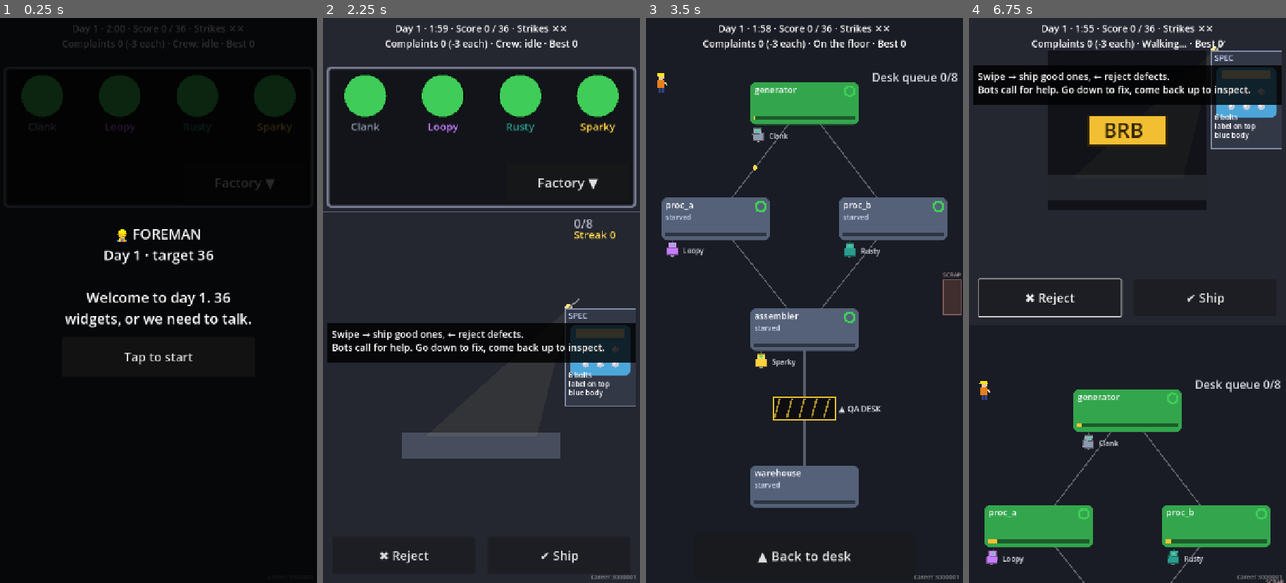
Above: before the commit, frames 1-4 (left to right).
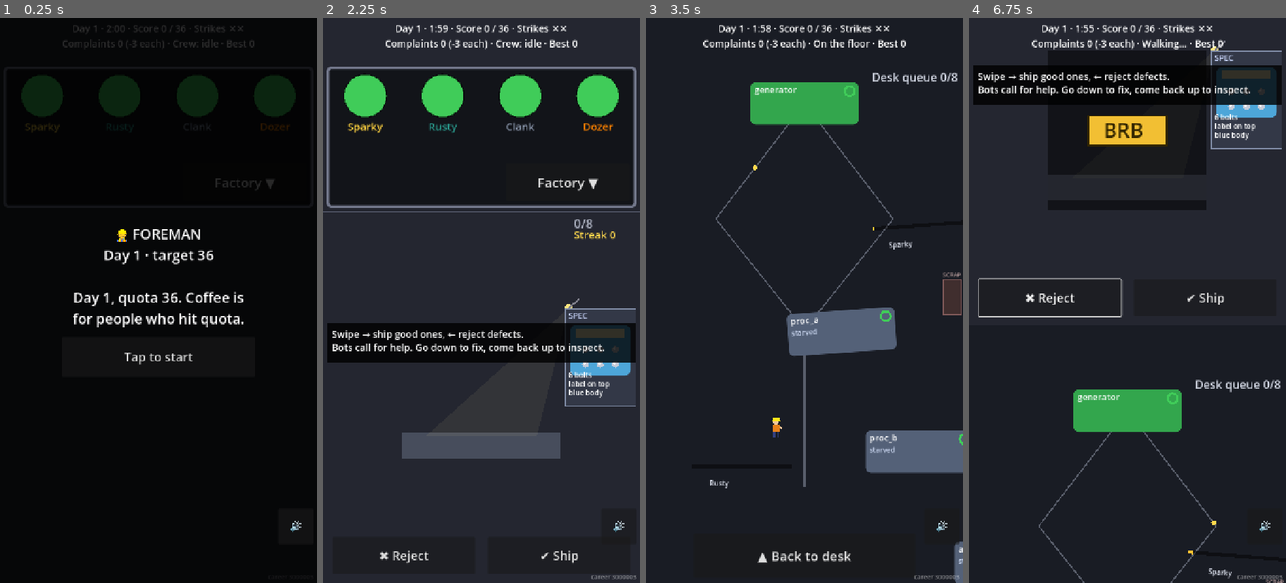
Above: after the commit, the same moments.

Repository: JasonHitching/human-error
Game: Godot game, scene res://main.tscn
The game is run twice, just before and just after one commit, with the same random seed, the same clock (stepped at 60 frames per second) and the same inputs.
Inputs (mouse positions are in pixels of both pictures, inside the frame that each line leads up to):
- Up to frame 1 (0.25 s): no input
- Up to frame 2 (2.25 s): click (617, 526) at 0.5 s, where only the run after the commit has a clickable "🔊"; click (617, 526) at 1.25 s, where only the run after the commit has a clickable "🔇"; click "Tap to start" at 2 s
- Up to frame 3 (3.5 s): click "Factory ▼" at 2.75 s
- Up to frame 4 (6.75 s): click "▲ Back to desk" at 3.5 s; tap Enter at 4.25 s; move the mouse to (1127, 300) at 4.27 s; hold Right 4.28-5 s; click (1127, 300) at 4.42 s; click "✔ Ship" at 5 s; click "✖ Reject" at 5.75 s; tap Space at 6.5 s; move the mouse to (1127, 136) at 6.52 s; hold Down from 6.53 s (still down); click (1127, 136) at 6.67 s

The runs differ from the first frame. In frame 1, 1.4% of the frame differs, in the area x 8-96%, y 18-91%; in frame 2, 0.5%; in frame 3, 14%, in the area x 3-100%, y 9-100%; in frame 4, 5.8%.
Error after the commit: Trying to assign an array of type "Array" to a variable of type "Array[String]". (res://scripts/view/bot_view.gd:13)

Commit message:
#43 Sprite loader with fallback + procedural sound
Co-Authored-By: Claude Sonnet 5.5 <noreply@anthropic.com>
Claude-Session: https://claude.ai/code/session_01K8aWAYubGf6VQk4XKZSrdd

Diff:
--- a/game/data/balance.json
+++ b/game/data/balance.json
@@ -25,5 +25,14 @@
   "complaint_penalty": 3,
   "quick_eye_mult": 0.8,
   "bigger_desk_bonus": 2,
-  "monitor_amber_heat": 60
+  "monitor_amber_heat": 60,
+  "sfx": {
+    "volume": 0.35,
+    "ship": {"pitch": 520, "pitch_end": 900, "length": 0.12, "volume": 1.0},
+    "reject": {"pitch": 110, "pitch_end": 70, "length": 0.16, "volume": 1.0},
+    "complaint": {"pitch": 140, "pitch_end": 140, "length": 0.35, "volume": 0.8},
+    "alarm": {"pitch": 880, "pitch_end": 660, "length": 0.3, "volume": 0.8},
+    "fix": {"pitch": 400, "pitch_end": 800, "length": 0.3, "volume": 0.9},
+    "transition": {"pitch": 0, "pitch_end": 0, "length": 0.35, "volume": 0.6}
+  }
 }
--- a/game/scripts/main.gd
+++ b/game/scripts/main.gd
@@ -26,6 +26,11 @@
 var _offers: Array[Dictionary] = []
 var _ship_btn: Button
 var _reject_btn: Button
+var _sfx: Sfx
+var _mute_btn: Button
+var _muted: bool = false
+var _was_crew_busy: bool = false
+var _last_flash_id: String = ""
 
 
 func _ready() -> void:
@@ -33,7 +38,10 @@
 	if not _config.is_valid():
 		push_error("config invalid: %s" % str(_config.errors))
 		return
-	_best_days = _load_best()
+	_load_save()
+	_sfx = Sfx.new()
+	add_child(_sfx)
+	_sfx.set_muted(_muted)
 	_screens = ScreenSwitch.new()
 	_screens.hud_top = HUD_TOP
 	add_child(_screens)
@@ -51,6 +59,11 @@
 	_hud.replay_pressed.connect(func() -> void: _new_career(_career.seed))
 	_ship_btn = _inspect_button("✔ Ship", true)
 	_reject_btn = _inspect_button("✖ Reject", false)
+	_mute_btn = Button.new()
+	_mute_btn.add_theme_font_size_override("font_size", 28)
+	_mute_btn.pressed.connect(_toggle_mute)
+	add_child(_mute_btn)
+	_refresh_mute()
 	resized.connect(_fit)
 	_new_career(int(Time.get_ticks_usec()))
 
@@ -79,7 +92,21 @@
 	_fit()
 
 
+func _toggle_mute() -> void:
+	_muted = _sfx.toggle_mute()
+	_refresh_mute()
+	_save_best()
+
+
+func _refresh_mute() -> void:
+	var icon := Sprites.tex("icon_mute" if _muted else "icon_sound")
+	_mute_btn.icon = icon
+	_mute_btn.text = "" if icon != null else ("🔇" if _muted else "🔊")
+	_mute_btn.expand_icon = icon != null
+
+
 func _begin_shift() -> void:
+	_sfx.play("transition")
 	_phase = Phase.PLAYING
 	_screens.active = true
 	_hud.hide_overlays()
@@ -89,6 +116,10 @@
 	var b := Button.new()
 	b.text = text
 	b.add_theme_font_size_override("font_size", 28)
+	var icon := Sprites.tex("icon_ship" if ship else "icon_reject")
+	if icon != null:
+		b.icon = icon
+		b.expand_icon = true
 	b.pressed.connect(func() -> void: _inspect(ship))
 	_screens.office_page.add_child(b)
 	return b
@@ -105,10 +136,12 @@
 	if res in [Factory.InspectResult.SHIPPED, Factory.InspectResult.COMPLAINT, Factory.InspectResult.CAUGHT, Factory.InspectResult.WASTED]:
 		_desk.hint = ""
 		_desk.play_inspect(front, ship)
+		_sfx.play("ship" if ship else "reject")
 	match res:
 		Factory.InspectResult.NOT_AT_DESK:
 			_desk.flash("BRB — busy at a machine", Color(0.8, 0.8, 0.85))
 		Factory.InspectResult.COMPLAINT:
+			_sfx.play("complaint")
 			_desk.flash("COMPLAINT!", Color(1.0, 0.25, 0.2), 1.6)
 			_desk.flash("Missed: " + String(_factory.last_inspected()["defect"]).replace("_", " ").to_upper(), Color(1.0, 0.5, 0.3), 2.0)
 			_desk.flash(_career.foreman_line_at("complaint", _factory.complaints), Color(1.0, 0.7, 0.6), 2.0)
@@ -134,6 +167,9 @@
 		return
 	_screens.layout()
 	var strip := _screens.desk_rect()
+	if _mute_btn != null:
+		_mute_btn.size = Vector2(80, 80)
+		_mute_btn.position = Vector2(size.x - 88.0, size.y - 168.0)
 	if _ship_btn != null:
 		var w := size.x * 0.45
 		var y := strip.end.y - 104.0
@@ -169,6 +205,7 @@
 	_reject_btn.visible = _phase == Phase.PLAYING
 	_view.alpha = clampf(_acc / dt, 0.0, 1.0) if _phase == Phase.PLAYING else 0.0
 	_screens.wall.poll()
+	_sfx_events()
 	_screens.sync(_view.alpha)
 	if _flash_left > 0.0:
 		_flash_left -= delta
@@ -177,7 +214,18 @@
 	_hud.update(_factory, _career, _config.tick_rate, roundi(_config.shift_seconds * _config.tick_rate), _best_days)
 
 
+func _sfx_events() -> void:
+	var w := _screens.wall
+	if w.flash_left > 0.0 and w.flash_id != _last_flash_id:
+		_sfx.play("alarm")
+	_last_flash_id = w.flash_id if w.flash_left > 0.0 else ""
+	if _was_crew_busy and not _factory.crew_busy and _phase == Phase.PLAYING:
+		_sfx.play("fix")
+	_was_crew_busy = _factory.crew_busy
+
+
 func _end_shift() -> void:
+	_sfx.play("transition")
 	_release()
 	_screens.active = false
 	_view.alpha = 0.0
@@ -269,14 +317,16 @@
 	_flash_left = 1.5
 
 
-func _load_best() -> int:
+func _load_save() -> void:
 	if not FileAccess.file_exists(BEST_PATH):
-		return 0
+		return
 	var parsed: Variant = JSON.parse_string(FileAccess.get_file_as_string(BEST_PATH))
-	return int((parsed as Dictionary).get("best_days", 0)) if parsed is Dictionary else 0
+	if parsed is Dictionary:
+		_best_days = int((parsed as Dictionary).get("best_days", 0))
+		_muted = bool((parsed as Dictionary).get("muted", false))
 
 
 func _save_best() -> void:
 	var f := FileAccess.open(BEST_PATH, FileAccess.WRITE)
 	if f != null:
-		f.store_string(JSON.stringify({"best_days": _best_days}))
+		f.store_string(JSON.stringify({"best_days": _best_days, "muted": _muted}))
--- /dev/null
+++ b/game/scripts/ui/sfx.gd
@@ -0,0 +1,112 @@
+class_name Sfx
+extends Node
+## Code-generated blips through an AudioStreamGenerator. Tuning: balance.json "sfx".
+## Starts on the first user input (browsers need a gesture). Safe with no audio device.
+
+const MIX_RATE := 22050.0
+const KINDS := ["ship", "reject", "complaint", "alarm", "fix", "transition"]
+
+var muted: bool = false
+var params: Dictionary = {}
+var _player: AudioStreamPlayer
+var _pb: AudioStreamGeneratorPlayback
+var _started: bool = false
+var _rng := RandomNumberGenerator.new()
+
+
+func _ready() -> void:
+	_rng.seed = 7
+	var parsed: Variant = JSON.parse_string(FileAccess.get_file_as_string("res://data/balance.json"))
+	if parsed is Dictionary and (parsed as Dictionary).get("sfx") is Dictionary:
+		params = (parsed as Dictionary)["sfx"]
+	var gen := AudioStreamGenerator.new()
+	gen.mix_rate = MIX_RATE
+	gen.buffer_length = 0.5
+	_player = AudioStreamPlayer.new()
+	_player.stream = gen
+	add_child(_player)
+
+
+func _exit_tree() -> void:
+	_pb = null
+	if _player != null:
+		_player.stop()
+
+
+func _input(event: InputEvent) -> void:
+	if _started:
+		return
+	if (event is InputEventMouseButton and (event as InputEventMouseButton).pressed) or (event is InputEventKey and (event as InputEventKey).pressed) or (event is InputEventScreenTouch and (event as InputEventScreenTouch).pressed):
+		start()
+
+
+## Begin the generator. Call from a user gesture. Returns whether a playback exists.
+func start() -> bool:
+	_started = true
+	if _player == null:
+		return false
+	if not _player.playing:
+		_player.play()
+	_pb = _player.get_stream_playback() as AudioStreamGeneratorPlayback
+	return _pb != null
+
+
+func set_muted(m: bool) -> void:
+	muted = m
+
+
+func toggle_mute() -> bool:
+	muted = not muted
+	return muted
+
+
+## Samples for a sound kind (mono floats). Pure; used by play() and by tests.
+func render(kind: String) -> PackedFloat32Array:
+	var out := PackedFloat32Array()
+	var p: Dictionary = params.get(kind, {})
+	if p.is_empty():
+		return out
+	var n := int(float(p.get("length", 0.1)) * MIX_RATE)
+	var f0 := float(p.get("pitch", 400))
+	var f1 := float(p.get("pitch_end", f0))
+	var vol := float(p.get("volume", 1.0)) * float(params.get("volume", 0.3))
+	out.resize(n)
+	var phase := 0.0
+	var lp := 0.0
+	for i in n:
+		var t := float(i) / float(maxi(n - 1, 1))
+		var env := minf(1.0, t * 20.0) * (1.0 - t)
+		var s := 0.0
+		match kind:
+			"complaint":
+				phase += f0 / MIX_RATE
+				s = 1.0 if fposmod(phase * (1.0 + 0.3 * sin(t * 60.0)), 1.0) < 0.5 else -1.0
+				s *= 0.6
+			"alarm":
+				phase += (f0 if t < 0.5 else f1) / MIX_RATE
+				s = sin(phase * TAU) * (1.0 if fmod(t * 4.0, 1.0) < 0.85 else 0.0)
+			"fix":
+				var step := floorf(t * 4.0)
+				phase += lerpf(f0, f1, step / 3.0) / MIX_RATE
+				s = sin(phase * TAU)
+			"transition":
+				lp += (_rng.randf_range(-1.0, 1.0) - lp) * lerpf(0.05, 0.4, sin(t * PI))
+				s = lp * 2.0
+			_:
+				phase += lerpf(f0, f1, t) / MIX_RATE
+				s = sin(phase * TAU)
+		out[i] = s * env * vol
+	return out
+
+
+func play(kind: String) -> void:
+	if muted or not _started or _pb == null:
+		return
+	var samples := render(kind)
+	if samples.is_empty() or _pb.get_frames_available() < samples.size():
+		return
+	var frames := PackedVector2Array()
+	frames.resize(samples.size())
+	for i in samples.size():
+		frames[i] = Vector2(samples[i], samples[i])
+	_pb.push_buffer(frames)
--- a/game/scripts/ui/wall_monitor.gd
+++ b/game/scripts/ui/wall_monitor.gd
@@ -79,6 +79,7 @@
 func _draw() -> void:
 	if board == null:
 		return
+	Sprites.draw_fit(self, Sprites.tex("monitor"), Rect2(Vector2.ZERO, size))
 	var ms := board.monitored()
 	var rects := light_rects()
 	for i in ms.size():
--- a/game/scripts/view/bot_view.gd
+++ b/game/scripts/view/bot_view.gd
@@ -5,11 +5,15 @@
 const HALF := 20.0  # drawn extent from the centre, for bounds checks
 
 
-## Draw a bot centred at pos. mood: 0 normal, 1 panic. squash: 0..1 (mistake), roll: -1..1 lean.
-static func draw(ci: CanvasItem, pos: Vector2, col: Color, mood: int, t: float, squash: float, roll: float) -> void:
+## Draw a bot centred at pos. bot_name (lower-cased) selects an optional sprite. mood: 0 normal, 1 panic. squash: 0..1 (mistake), roll: -1..1 lean.
+static func draw(ci: CanvasItem, pos: Vector2, col: Color, mood: int, t: float, squash: float, roll: float, bot_name: String = "") -> void:
 	var tilt := squash * 0.35 + roll * 0.08
 	var sc := Vector2(1.0 + squash * 0.25, 1.0 - squash * 0.25)
 	ci.draw_set_transform(pos, tilt, sc)
+	var names: Array[String] = ["bot_" + bot_name + "_panic", "bot_" + bot_name] if mood == 1 else ["bot_" + bot_name]
+	if bot_name != "" and Sprites.draw_fit(ci, Sprites.first(names), Rect2(-HALF * 1.2, -HALF * 1.2, HALF * 2.4, HALF * 2.4)):
+		ci.draw_set_transform(Vector2.ZERO, 0.0, Vector2.ONE)
+		return
 	var dark := col.darkened(0.4)
 	ci.draw_circle(Vector2(0, 12), 8.0, Color(0.12, 0.12, 0.14))  # wheel
 	ci.draw_circle(Vector2(0, 12), 3.0, Color(0.6, 0.6, 0.65))
--- a/game/scripts/view/factory_view.gd
+++ b/game/scripts/view/factory_view.gd
@@ -195,10 +195,12 @@
 	if factory == null:
 		return
 	draw_rect(area, COL_BG)
+	Sprites.draw_fit(self, Sprites.tex("bg_floor"), area)
 	_draw_links()
 	var sr := scrap_rect()
-	draw_rect(sr, Color(0.25, 0.18, 0.18))
-	draw_rect(sr, Color(0.5, 0.35, 0.35), false, 2.0)
+	if not Sprites.draw_named(self, "scrap_bin", sr):
+		draw_rect(sr, Color(0.25, 0.18, 0.18))
+		draw_rect(sr, Color(0.5, 0.35, 0.35), false, 2.0)
 	_text("SCRAP", sr.position + Vector2(-2, -6), 13, Color(0.7, 0.6, 0.6), 60.0)
 	for m in factory.machines:
 		if m.type == "qa":
@@ -243,7 +245,11 @@
 		sb.set_border_width_all(4)
 	if _pulse.has(m.id):
 		r = r.grow(sin(float(_pulse[m.id]) / PULSE_TIME * PI) * 6.0)
-	draw_style_box(sb, r)
+	var mt := Sprites.first(["machine_%s_%s" % [m.type, m.state_name().to_lower()], "machine_" + m.type] as Array[String])
+	if mt != null:
+		Sprites.draw_fit(self, mt, r)
+	else:
+		draw_style_box(sb, r)
 	if board != null and StatusBoard.is_monitored(m):
 		var lc: Color = WallMonitor.COL[board.machine_light(m)]
 		draw_arc(r.position + Vector2(r.size.x - 20, 20), 11.0, 0.0, TAU, 24, lc, 5.0)
@@ -271,7 +277,7 @@
 		for b in _bubbles:
 			if b["id"] == m.id:
 				hit = clampf(float(b["left"]) / 2.0, 0.0, 1.0)
-		BotView.draw(self, c, m.bot.color, mood, _time, hit, sin(_time * 3.0) if m.state == Machine.State.WORKING else 0.0)
+		BotView.draw(self, c, m.bot.color, mood, _time, hit, sin(_time * 3.0) if m.state == Machine.State.WORKING else 0.0, m.bot.name.to_lower())
 		_text(m.bot.name, c + Vector2(24, 6), 16, Color(0.85, 0.87, 0.92), r.size.x - 40)
 	# heat bar
 	var bar := Rect2(r.position + Vector2(8, r.size.y - 18), Vector2(r.size.x - 16, 8))
@@ -295,11 +301,12 @@
 	var r := hatch_rect(m)
 	if _bounce > 0.0:
 		r.position.y += sin(_bounce / 0.3 * PI) * 5.0
-	draw_rect(r, Color(0.05, 0.05, 0.07))
-	for i in 5:
-		var x := r.position.x + 14.0 + float(i) * 28.0
-		draw_line(Vector2(x, r.position.y + 4), Vector2(x - 12, r.end.y - 4), Color(0.9, 0.75, 0.2, 0.7), 4.0)
-	draw_rect(r, Color(0.9, 0.75, 0.2), false, 3.0)
+	if not Sprites.draw_named(self, "desk_hatch", r):
+		draw_rect(r, Color(0.05, 0.05, 0.07))
+		for i in 5:
+			var x := r.position.x + 14.0 + float(i) * 28.0
+			draw_line(Vector2(x, r.position.y + 4), Vector2(x - 12, r.end.y - 4), Color(0.9, 0.75, 0.2, 0.7), 4.0)
+		draw_rect(r, Color(0.9, 0.75, 0.2), false, 3.0)
 	_text("▲ QA DESK", r.position + Vector2(r.size.x + 8, 34), 18, Color(0.85, 0.87, 0.92), 120.0)
 
 
--- a/game/scripts/view/qa_desk_view.gd
+++ b/game/scripts/view/qa_desk_view.gd
@@ -94,6 +94,7 @@
 	if factory == null:
 		return
 	draw_rect(rect, COL_BG)
+	Sprites.draw_fit(self, Sprites.tex("bg_office"), rect)
 	draw_line(rect.position, Vector2(rect.end.x, rect.position.y), Color(0.4, 0.42, 0.5), 3.0)
 	var q := factory.qa_queue()
 	if q.size() > _last_q:
@@ -163,7 +164,8 @@
 	else:
 		var bin := Vector2(rect.position.x + 50, rect.end.y - 120)
 		draw_product(_anim["item"], c.lerp(bin, t) + Vector2(0, t * t * 40.0), pad.size * 0.8 * (1.0 - 0.5 * t))
-		draw_rect(Rect2(bin + Vector2(-34, 30), Vector2(68, 50)), Color(0.3, 0.2, 0.2))
+		if not Sprites.draw_named(self, "reject_bin", Rect2(bin + Vector2(-34, 30), Vector2(68, 50)).grow(8.0)):
+			draw_rect(Rect2(bin + Vector2(-34, 30), Vector2(68, 50)), Color(0.3, 0.2, 0.2))
 
 
 func _draw_flashes(pad: Rect2) -> void:
@@ -192,6 +194,8 @@
 	var body := Rect2(c - Vector2(w, h) * 0.5, Vector2(w, h))
 	var defect := String(item.get("defect", ""))
 	var decoy := String(item.get("decoy", ""))
+	if _draw_product_sprites(defect, decoy, c, s):
+		return
 	var col := COL_PAINT if defect == "wrong_paint" else COL_BODY
 	var sb := StyleBoxFlat.new()
 	sb.bg_color = col
@@ -234,5 +238,32 @@
 		draw_circle(body.position + Vector2(w * 0.08, h * 0.92), w * 0.04, _bot_color(bot))
 
 
+## Sprite path for a product. True if a sprite product was drawn (code drawing skipped).
+func _draw_product_sprites(defect: String, decoy: String, c: Vector2, s: Vector2) -> bool:
+	var full := Sprites.tex("product_full")
+	var base := Sprites.tex("product")
+	if full == null and base == null:
+		return false
+	var w := s.x * 0.9
+	var r := Rect2(c - Vector2(w, w * 0.75) * 0.5, Vector2(w, w * 0.75))
+	if full != null:
+		Sprites.draw_fit(self, full, r)
+	else:
+		Sprites.draw_fit(self, base, r)
+		var body := Rect2(r.position.x + r.size.x * 0.1, r.position.y + r.size.y * 0.06, r.size.x * 0.8, r.size.y * 0.18)
+		if defect == "flipped_label":
+			body.position.y = r.end.y - body.size.y - r.size.y * 0.06
+		draw_rect(body, COL_LABEL)
+		for i in 6:
+			var bp := Vector2(r.position.x + r.size.x * (0.25 + 0.25 * (i % 3)), r.position.y + r.size.y * (0.48 if i < 3 else 0.78))
+			if not (defect == "missing_bolt" and i == 4):
+				draw_circle(bp, r.size.x * 0.055, Color(0.78, 0.8, 0.85))
+	if defect != "":
+		Sprites.draw_named(self, "defect_" + defect, r)
+	if decoy != "":
+		Sprites.draw_named(self, "decoy_" + decoy, r)
+	return true
+
+
 func _text(s: String, pos: Vector2, size: int, col: Color, width: float) -> void:
 	draw_string(_font, pos, s, HORIZONTAL_ALIGNMENT_LEFT, width, size, col)
--- /dev/null
+++ b/game/scripts/view/sprites.gd
@@ -0,0 +1,55 @@
+class_name Sprites
+extends RefCounted
+## Optional PNG art from res://assets/sprites/<name>.png. Missing file = null = draw in code.
+## (Named tex(), not get(): Object already has get().)
+
+const DIR := "res://assets/sprites/"
+
+static var _cache: Dictionary = {}  # name -> Texture2D or null
+
+
+static func tex(sprite_name: String) -> Texture2D:
+	if _cache.has(sprite_name):
+		return _cache[sprite_name]
+	var t: Texture2D = null
+	var path := DIR + sprite_name + ".png"
+	if ResourceLoader.exists(path):
+		t = load(path) as Texture2D
+	_cache[sprite_name] = t
+	return t
+
+
+## Test hook: put a texture in the cache (null clears the entry to "missing").
+static func inject(sprite_name: String, t: Texture2D) -> void:
+	_cache[sprite_name] = t
+
+
+static func clear_cache() -> void:
+	_cache.clear()
+
+
+## First existing sprite of the names, or null.
+static func first(names: Array[String]) -> Texture2D:
+	for n in names:
+		var t := tex(n)
+		if t != null:
+			return t
+	return null
+
+
+## Draw t inside r, keeping aspect, centred. Returns false (drawing nothing) if t is null.
+static func draw_fit(ci: CanvasItem, t: Texture2D, r: Rect2, mod: Color = Color.WHITE) -> bool:
+	if t == null:
+		return false
+	var ts := t.get_size()
+	if ts.x <= 0.0 or ts.y <= 0.0:
+		return false
+	var k := minf(r.size.x / ts.x, r.size.y / ts.y)
+	var s := ts * k
+	ci.draw_texture_rect(t, Rect2(r.position + (r.size - s) * 0.5, s), false, mod)
+	return true
+
+
+## Draw sprite `sprite_name` fitted into r. Returns true if it was drawn.
+static func draw_named(ci: CanvasItem, sprite_name: String, r: Rect2) -> bool:
+	return draw_fit(ci, tex(sprite_name), r)
--- a/game/tools/ui_check.gd
+++ b/game/tools/ui_check.gd
@@ -195,6 +195,42 @@
 	f.worker.place(Worker.Location.FLOOR)
 
 
+func _check_sprites_sfx() -> void:
+	if Sprites.tex("no_such_sprite") != null:
+		_fails.append("missing sprite should be null")
+	var img := Image.create(8, 8, false, Image.FORMAT_RGBA8)
+	img.fill(Color.RED)
+	var t := ImageTexture.create_from_image(img)
+	Sprites.inject("test_sprite", t)
+	if Sprites.tex("test_sprite") != t:
+		_fails.append("injected sprite not returned by loader")
+	Sprites.inject("bot_sparky", t)  # draw sites must accept a sprite without erroring
+	Sprites.inject("machine_processor", t)
+	Sprites.inject("product", t)
+	await_redraw()  # cleared next frame, after the draw sites ran with sprites
+	var sfx: Sfx = _main._sfx
+	for k in Sfx.KINDS:
+		if sfx.render(k).is_empty():
+			_fails.append("sfx '%s' renders nothing" % k)
+	sfx.start()
+	sfx.play("ship")  # must not error headless
+	var mb: Button = _main._mute_btn
+	if not mb.is_visible_in_tree() or mb.size.x < 80.0 or mb.size.y < 80.0:
+		_fails.append("mute button missing/too small: %s" % mb.size)
+	if not Rect2(Vector2.ZERO, _main.size).encloses(mb.get_global_rect()):
+		_fails.append("mute button off-screen: %s" % mb.get_global_rect())
+	var before: bool = sfx.muted
+	mb.pressed.emit()
+	if sfx.muted == before:
+		_fails.append("mute button did not toggle")
+	mb.pressed.emit()
+
+
+func await_redraw() -> void:
+	_main._view.queue_redraw()
+	_main._desk.queue_redraw()
+
+
 func _end_shift(shipped: int) -> void:
 	_main._factory.shipped = shipped
 	_main._factory.tick = int(_main._config.shift_seconds * _main._config.tick_rate)
@@ -214,7 +250,9 @@
 				_fails.append("day 1 hint not shown")
 			_check_desk()
 			_check_screens()
+			_check_sprites_sfx()
 		5:
+			Sprites.clear_cache()
 			if _main._phase != _main.Phase.PLAYING:
 				_fails.append("shift did not start after banner tap")
 			_end_shift(_main._factory.target * 2)  # hit with bonus -> points to spend
Not shown, added: game/scripts/ui/sfx.gd.uid
Not shown, added: game/scripts/view/sprites.gd.uid
